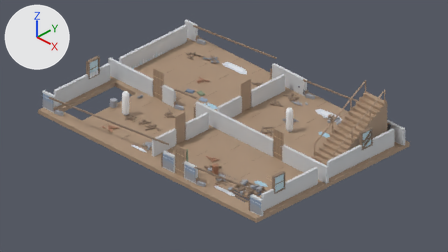
The Blender file assets_src/models/ranch_a/house.blend as it was, and as the next commit left it.
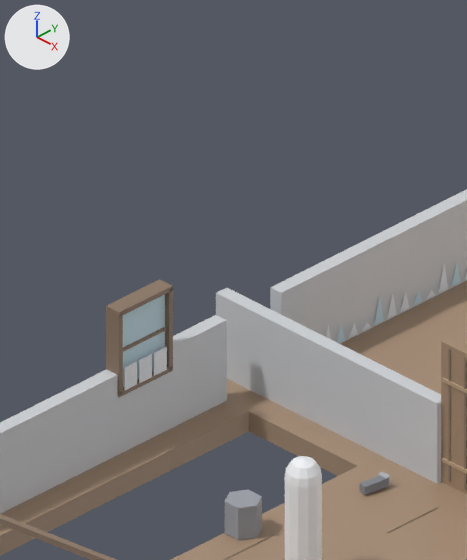
The first picture shows the older version from the file's camera 'Camera'. The close-ups show the older and then the newer version on the part from 15% to 35% of the width and 0% to 44% of the height of that picture. Only the edits that show in the close-ups are written down. Arrows for +X, +Y and +Z are at upper left; the lights stay in place.

The older version as bpy lines, for what is in view:
```python
me_f1_door_4_7 = bpy.data.meshes.new('F1_door_4_7')
me_f1_door_4_7.from_pydata(...)  # a box spanning x 0.0..0.9, y -0.03..0.03, z 0.0..2.1, material slot 0; a box spanning x 0.15..0.17, y -0.04..-0.02, z 0.08..2.05, material slot 1; a box spanning x 0.44..0.46, y -0.04..-0.02, z 0.08..2.05, material slot 1; a box spanning x 0.73..0.75, y -0.04..-0.02, z 0.08..2.05, material slot 1; a box spanning x 0.04..0.86, y -0.05..-0.03, z 0.32..0.38, material slot 2; a box spanning x 0.04..0.86, y -0.05..-0.03, z 1.52..1.58, material slot 2; a box spanning x 0.72..0.78, y -0.1..-0.04, z 1.02..1.08, material slot 3
me_f1_door_4_7.materials.append(mat_wood_2)  # beige #a98f77
me_f1_door_4_7.materials.append(mat_wood_1)  # brown #8d7866
me_f1_door_4_7.materials.append(mat_wood_3)  # beige #c3a88c
me_f1_door_4_7.materials.append(mat_concrete_3)  # light grey #b8bcc2
me_ref_f1_1_001 = bpy.data.meshes.new('REF_F1_1.001')
me_ref_f1_1_001.from_pydata(...)  # 96 vertices, 86 faces; spans x 4.25..4.75, y -10.75..-10.25, z 0.0..1.75
me_ref_f1_1_001.materials.append(mat_snow_3)  # white #f5f7fa
me_立方体_006 = bpy.data.meshes.new('立方体.006')
me_立方体_006.from_pydata(...)  # 16 vertices, 12 faces; spans x -0.045..0.045, y -0.408..0.408, z -0.335..0.695
me_立方体_006.materials.append(mat_wood_1)  # brown #8d7866
ob_f1_door_4_7 = bpy.data.objects.new('F1_door_4_7', me_f1_door_4_7)
ob_f1_door_4_7.location = (4.05, -7.5, 0.0)
ob_f1_window_board_0_9 = bpy.data.objects.new('F1_window_board_0_9', me_立方体_006)
ob_f1_window_board_0_9.location = (0.37, -9.5, 1.32)
ob_ref_f1_1 = bpy.data.objects.new('REF_F1_1', me_ref_f1_1_001)
ob_ref_f1_1.location = (0.0, 0.0, 0.0)
# also in view: 'DRESS_F1_frost_0_9' at (0.6, -9.5, 1.1); 'F1_wall_low' at (10.0, -7.0, 0.6); 'DRESS_F1_wall_frost' at (0.6, -4.7, 0.3); 'F1_floor' at (10.0, -7.0, -0.2); 'DRESS_F1_fractured_wall_edges' at (10.0, -7.1, 0.7)
```
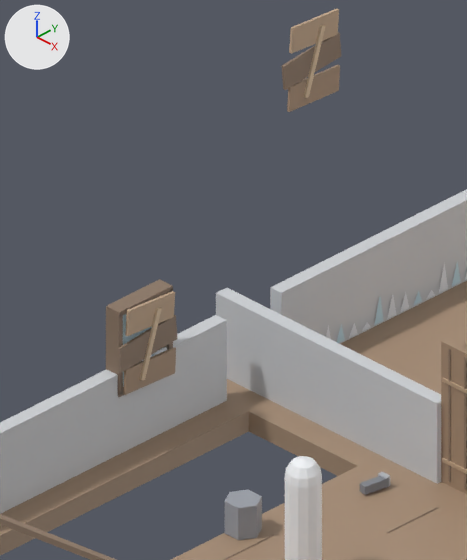
What differs and where, as boxes (x1, y1, x2, y2) in the close-ups (467 x 560 px):
'F1_window_board_0_9', reshaped, moved (not visible before)
    after: (118, 291, 178, 395)
'F2_window_board_0_6', added
    after: (282, 8, 341, 112)
    faces in mat_wood_1 (brown #8d7866): (282, 32, 341, 90)
    faces in mat_wood_2 (beige #a98f77): (287, 65, 340, 112)
    faces in mat_wood_3 (beige #c3a88c): (289, 8, 339, 54)
    faces in mat_wood_4 (beige #dac2a4): (304, 25, 325, 98)

The change in detail:
me_立方体_006 is used by ob_f1_window_board_0_9; location (0.37, -9.5, 1.32).
me_立方体_006 had 16 vertices, 12 faces and spanned x -0.045..0.045, y -0.408..0.408, z -0.335..0.695.
me_立方体_006 now has 80 vertices, 60 faces and spans x 0.63..0.722, y -10.049..-8.991, z 0.867..2.139.
me_立方体_006 part 1: 32 vertices added at x 0.65..0.722, y -10.049..-8.991, z 0.867..2.139.
Other edits to the shape of me_立方体_006 do not show in these pictures.
me_立方体_006 gains material mat_wood_2 (beige #a98f77).
me_立方体_006 gains material mat_outline_1 (greyish blue #5c6271).
me_立方体_006 gains material mat_wood_3 (beige #c3a88c).
me_立方体_006 gains material mat_wood_4 (beige #dac2a4).
Mesh me_f2_window_board_0_6 is new.
It has 80 vertices, 60 faces and spans x 0.63..0.722, y -7.049..-5.991, z 3.867..5.139.
Faces by material slot: [6, 36, 6, 6, 6].
It uses material mat_wood_2 (beige #a98f77).
It uses material mat_outline_1 (greyish blue #5c6271).
It uses material mat_wood_1 (brown #8d7866).
It uses material mat_wood_3 (beige #c3a88c).
It uses material mat_wood_4 (beige #dac2a4).
Object 'F1_window_board_0_9' (ob_f1_window_board_0_9) moves from (0.37, -9.5, 1.32) to (0.0, 0.0, 0.0).
Object 'F2_window_board_0_6' (ob_f2_window_board_0_6) is new; it shows me_f2_window_board_0_6.
Its location is (0.0, 0.0, 0.0).
